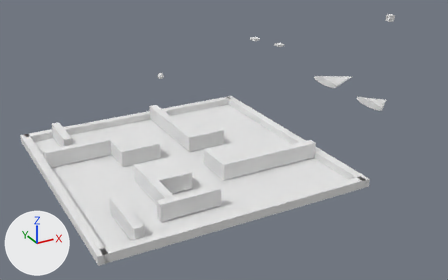
An edit to the Blender file meshes/board.blend, drawn before and after from the same camera.
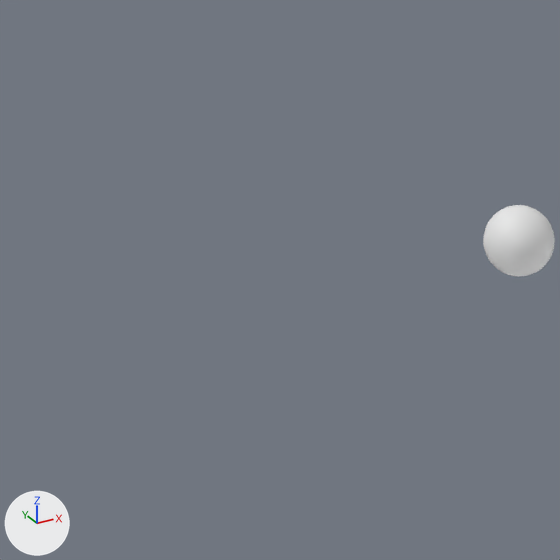
The first picture shows the older version from a 50 mm camera at (-28.8, -63.2, 33.2) aimed at (6.3, 0.7, 1.3). The close-ups show both versions on the part from 26% to 37% of the width and 20% to 37% of the height of that picture; other places that the commit changed are outside them. Lighting does not change. The marker at lower left points along +X, +Y and +Z.

The older version as bpy lines, for what is in view:
```python
me_sphere = bpy.data.meshes.new('Sphere')
me_sphere.from_pydata(...)  # a UV sphere (32 segments, 16 rings, poles along z) spanning x -0.375..0.375, y -0.375..0.375, z -0.375..0.375
me_sphere.polygons.foreach_set('use_smooth', [True] * 512)
ob_bigboss = bpy.data.objects.new('BigBoss', me_sphere)
ob_bigboss.location = (-0.15, 5.25, 9.55)
```
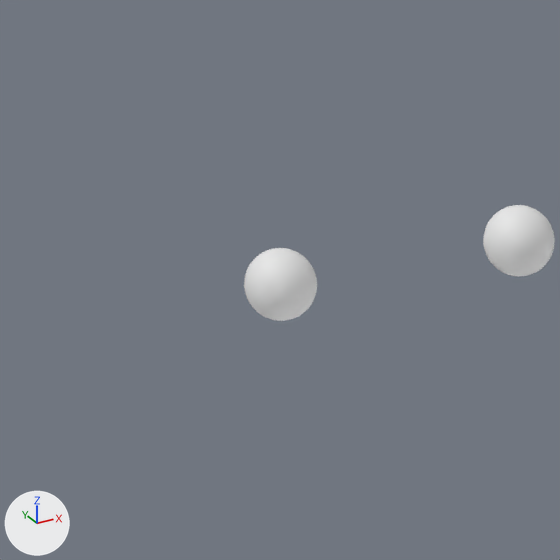
Changed parts and their boxes (x1, y1, x2, y2) in the close-ups (560 x 560 px):
```json
{"object": "Enemy", "change": "added", "after": [244, 248, 317, 321]}
```

Edits to the scene script, one JSON object a line:
```json
{"op": "add", "block": "me_sphere_001", "code": ["me_sphere_001 = bpy.data.meshes.new('Sphere.001')", "me_sphere_001.from_pydata(...)  # a UV sphere (32 segments, 16 rings, poles along z) spanning x -0.375..0.375, y -0.375..0.375, z -0.375..0.375", "me_sphere_001.polygons.foreach_set('use_smooth', [True] * 512)"]}
{"op": "add", "block": "ob_enemy", "code": ["ob_enemy = bpy.data.objects.new('Enemy', me_sphere_001)", "ob_enemy.location = (-2.96, 4.94, 9.6)"]}
```
